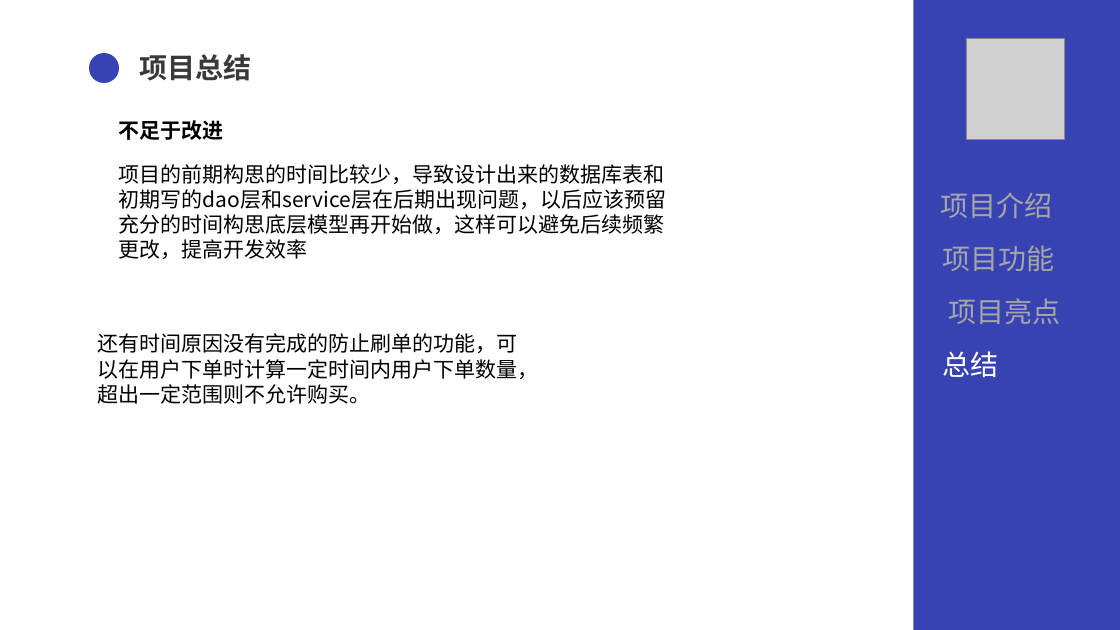
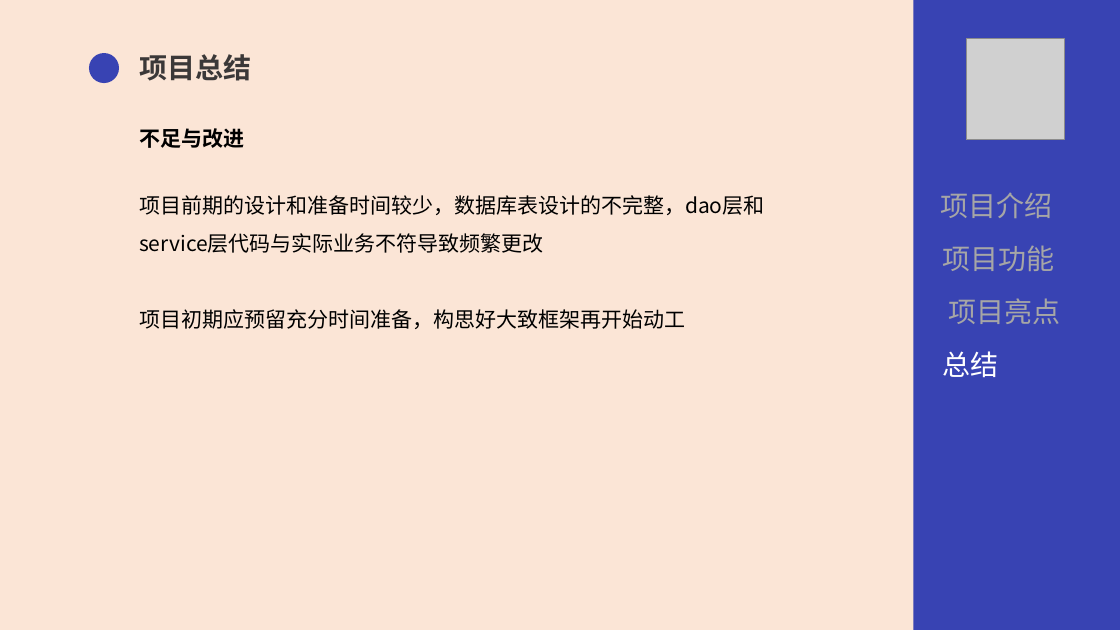
Before and after one commit to sunsetsouol/qg, a slide deck: slide 18 of ShoppingManagement/QG汇报尹俊标.pptx (slide 19 before the commit). Drawn at 1120x630 pixels with LibreOffice and Linux fonts; fonts in the diff are those of the drawing; grey boxes stand for pictures. Boxes give left, top, right and bottom in pixels: in the first picture for what was removed or moved away, otherwise in the second. Text is boxed around its words. In the diff, an @@ line names an element or a change of style, - is before the commit and + after.

```diff
--- a/ShoppingManagement/QG汇报尹俊标.pptx
+++ b/ShoppingManagement/QG汇报尹俊标.pptx
@@ background #FFFFFF to #FBE5D6 @@
@@ text at [139, 128, 244, 148]: text changed @@
-不足于改进
+不足与改进
@@ text at [139, 195, 765, 329]: text changed @@
-项目的前期构思的时间比较少，导致设计出来的数据库表和初期写的dao层和service层在后期出现问题，以后应该预留充分的时间构思底层模型再开始做，这样可以避免后续频繁更改，提高开发效率
+项目前期的设计和准备时间较少，数据库表设计的不完整，dao层和service层代码与实际业务不符导致频繁更改
+项目初期应预留充分时间准备，构思好大致框架再开始动工
@@ text removed at [97, 333, 538, 404] @@
-还有时间原因没有完成的防止刷单的功能，可以在用户下单时计算一定时间内用户下单数量，超出一定范围则不允许购买。
```
Also in this commit, not shown: 13 other slides changed, 1 slide added, 5 other files.
